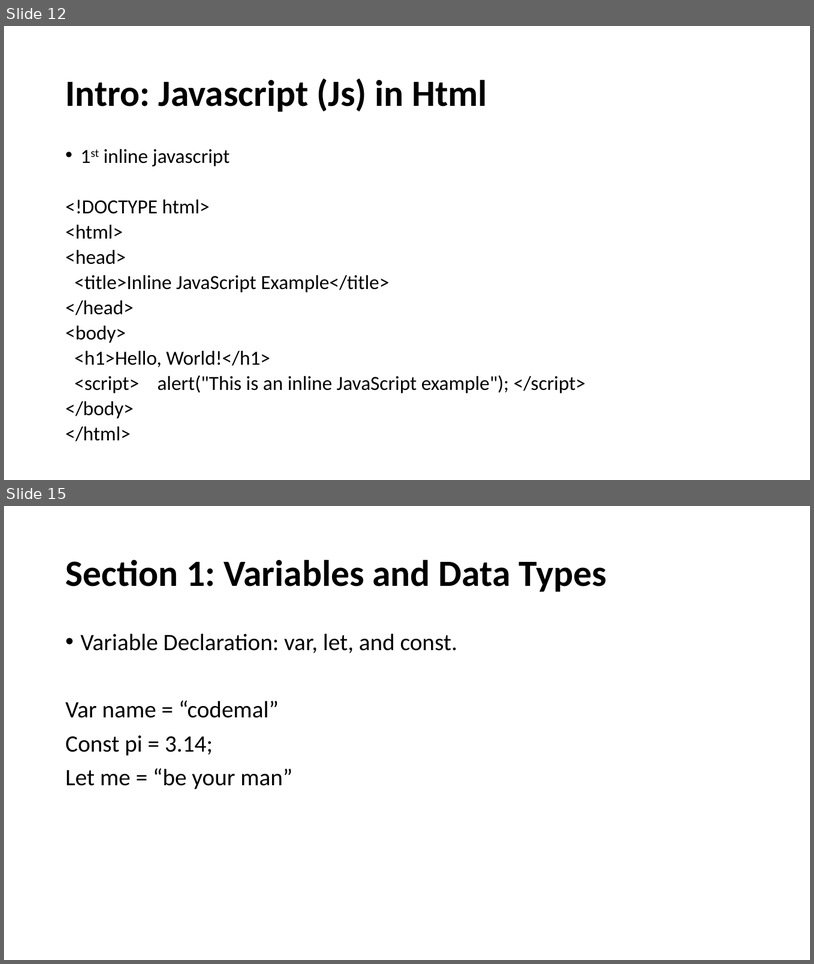
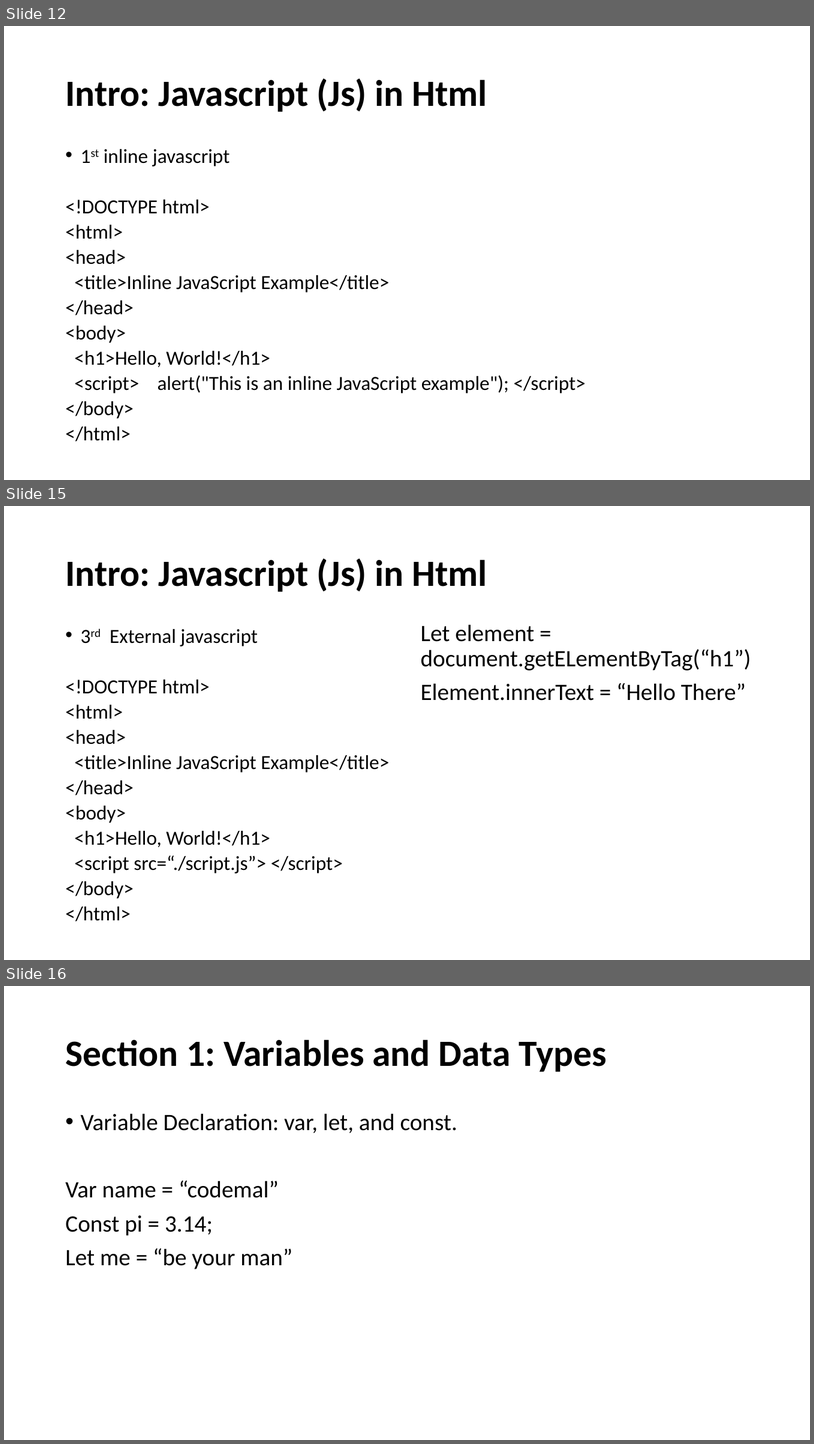
Before and after one commit to SethLK/JavaScript-Wizard-Course-for-Beginners, a slide deck: JavaScript Master Course for Beginners.pptx. Shown one above the other, each under a label of ours: slides 12 and 15 before the commit, slides 12, 15 and 16 after it; the slides between them are not shown. The pictures are 814x964 and 814x1444 pixels, drawn with LibreOffice and Linux fonts; fonts in the diff are those of the drawing. Boxes give left, top, right and bottom in pixels: in the first picture for what was removed or moved away, otherwise in the second. Text is boxed around its words. In the diff, an @@ line names an element or a change of style, - is before the commit and + after.

Commit message:
Add Js in html

```diff
--- a/JavaScript Master Course for Beginners.pptx
+++ b/JavaScript Master Course for Beginners.pptx
@@ slide 15 added at (4,506,810,960), background #FFFFFF @@
@@ title added at (65,558,488,592), 44 pt, text #000000, bold @@
+Intro: Javascript (Js) in Html
@@ text added at (65,629,389,921), 23.8 pt, text #000000 @@
+• 3rd External javascript
+<!DOCTYPE html>
+<html>
+<head>
+<title>Inline JavaScript Example</title>
+</head>
+<body>
+<h1>Hello, World!</h1>
+<script src=“./script.js”> </script>
+</body>
+</html>
@@ text added at (421,624,752,700), 28 pt, text #000000 @@
+Let element = document.getELementByTag(“h1”)
+Element.innerText = “Hello There”
@@ what was slide 15 is now slide 16 @@
```
Also in this commit, not shown: 6 slides changed, 4 other slides added, 2 other files.
